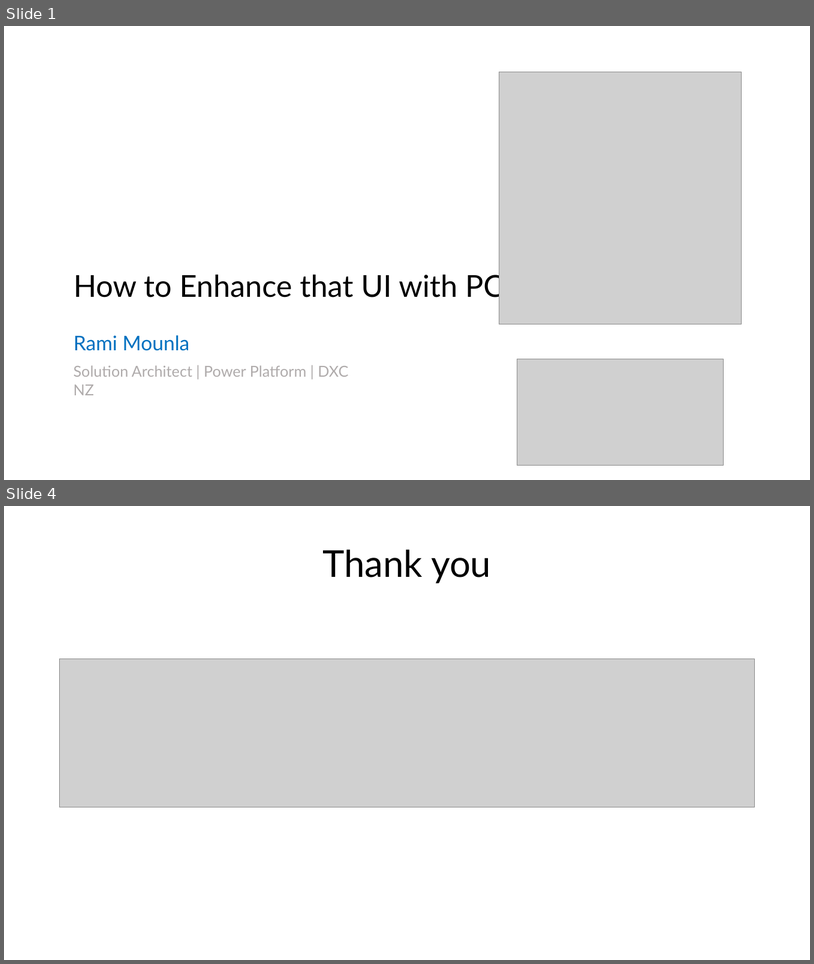
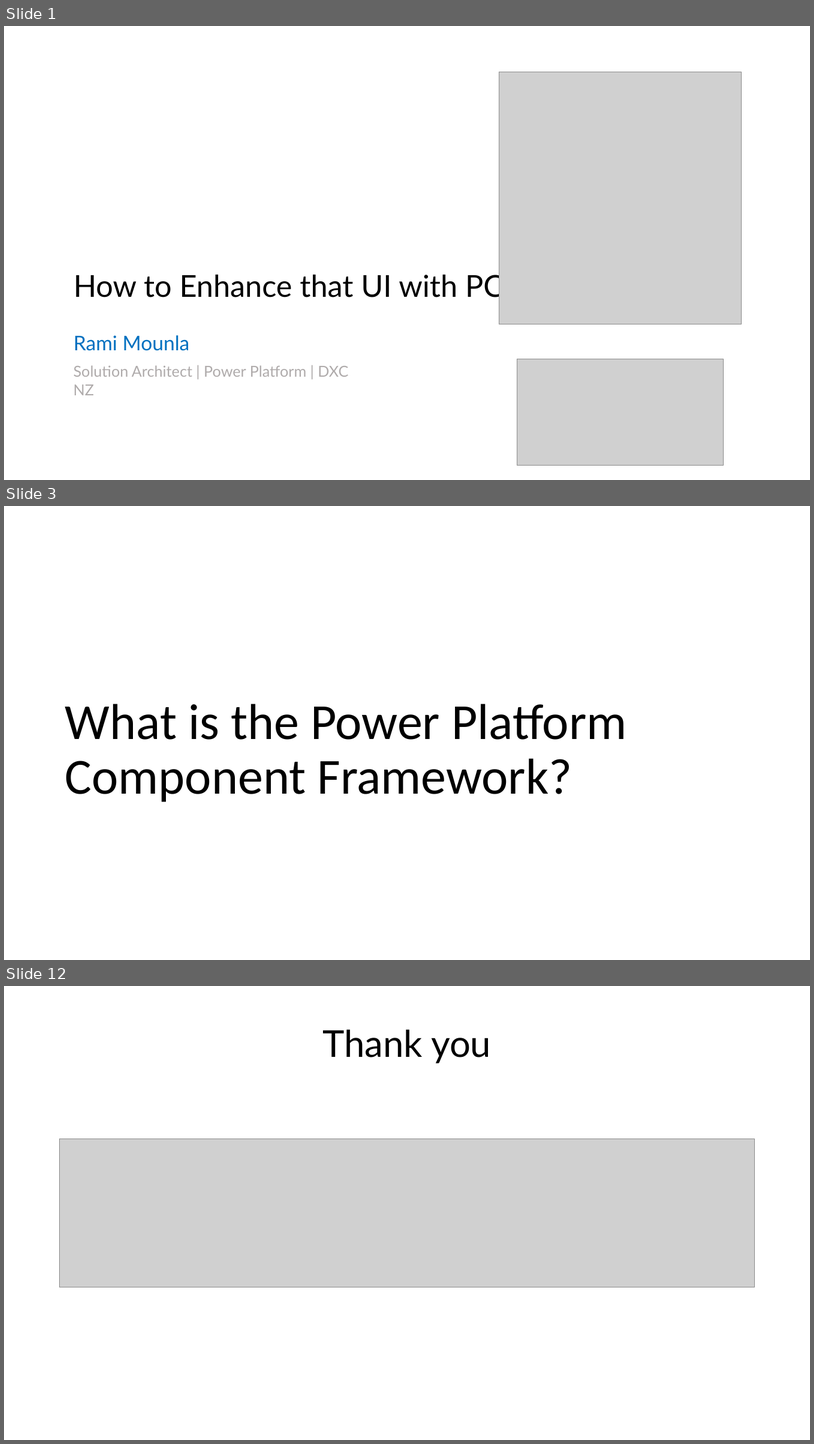
Before and after one commit to ramimounla/GlobalPowerPlatformBootcamp, a slide deck: Slides/Rami Mounla - How to enhance that UI with PCF - 300 GPPB Wellington.pptx. Shown one above the other, each under a label of ours: slides 1 and 4 before the commit, slides 1, 3 and 12 after it; the slides between them are not shown. The pictures are 814x964 and 814x1444 pixels, drawn with LibreOffice and Linux fonts; fonts in the diff are those of the drawing; grey boxes stand for pictures; background and template pictures are left out. Boxes give left, top, right and bottom in pixels: in the first picture for what was removed or moved away, otherwise in the second. Text is boxed around its words. In the diff, an @@ line names an element or a change of style, - is before the commit and + after.

```diff
--- a/Slides/Rami Mounla - How to enhance that UI with PCF - 300 GPPB Wellington.pptx
+++ b/Slides/Rami Mounla - How to enhance that UI with PCF - 300 GPPB Wellington.pptx
@@ slide 3 added at [4, 506, 810, 960], background picture (left out) @@
@@ title added at [65, 703, 627, 802], 60 pt, text #000000 @@
+What is the Power Platform Component Framework?
@@ what was slide 4 is now slide 12 @@
```
Also in this commit, not shown: 9 other slides added, 2 slides removed.
